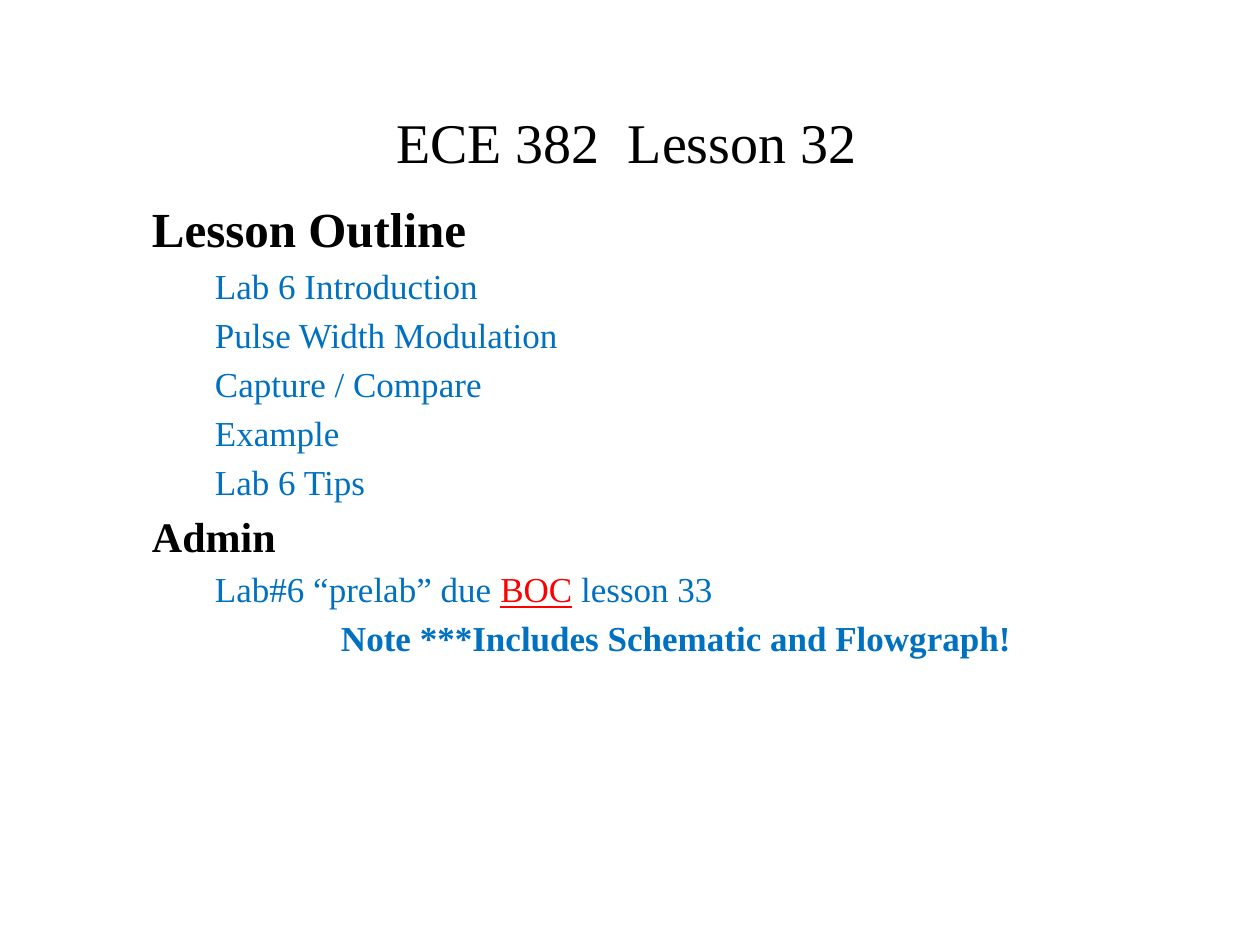
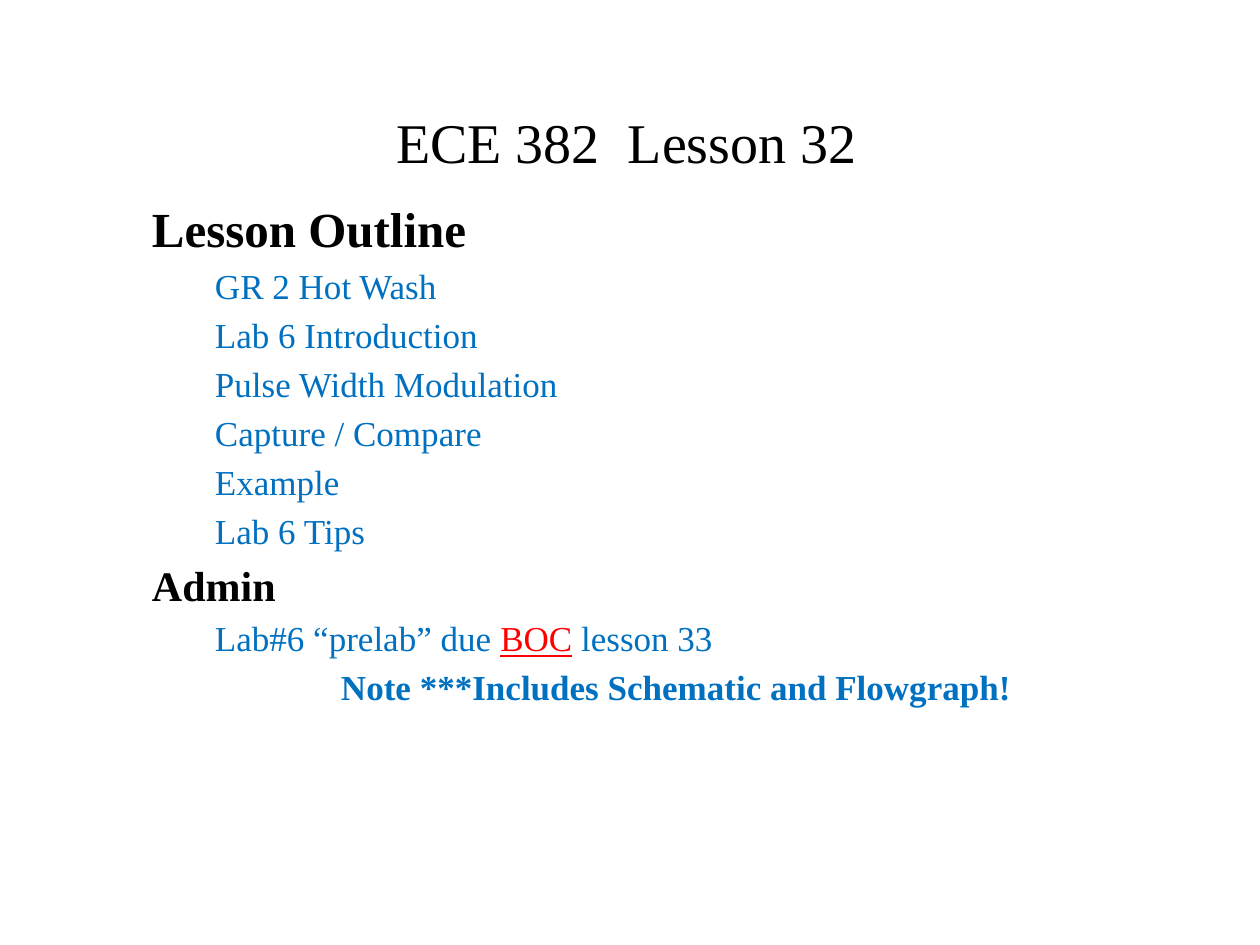
Before and after one commit to pw4rn3r/ECE382, a slide deck: slide 1 of notes/L31/Lsn32.pptx. Drawn at 1260x945 pixels with LibreOffice and Linux fonts; fonts in the diff are those of the drawing. Boxes give left, top, right and bottom in pixels: in the first picture for what was removed or moved away, otherwise in the second. Text is boxed around its words. In the diff, an @@ line names an element or a change of style, - is before the commit and + after.

```diff
--- a/notes/L31/Lsn32.pptx
+++ b/notes/L31/Lsn32.pptx
@@ subtitle at box(215, 274, 436, 300): paragraph added @@
+  GR 2 Hot Wash
```
Also in this commit, not shown: 5 other slides changed, 3 slides added, 1 slide removed.
